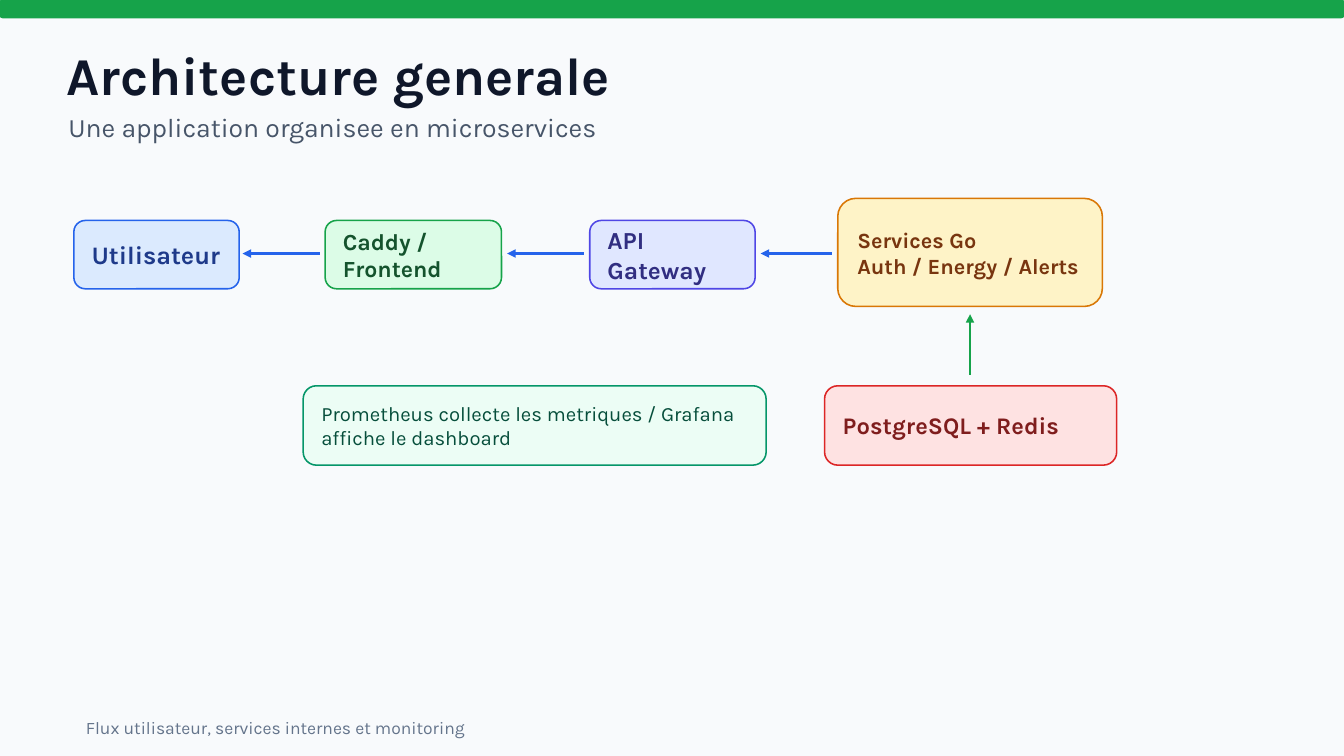
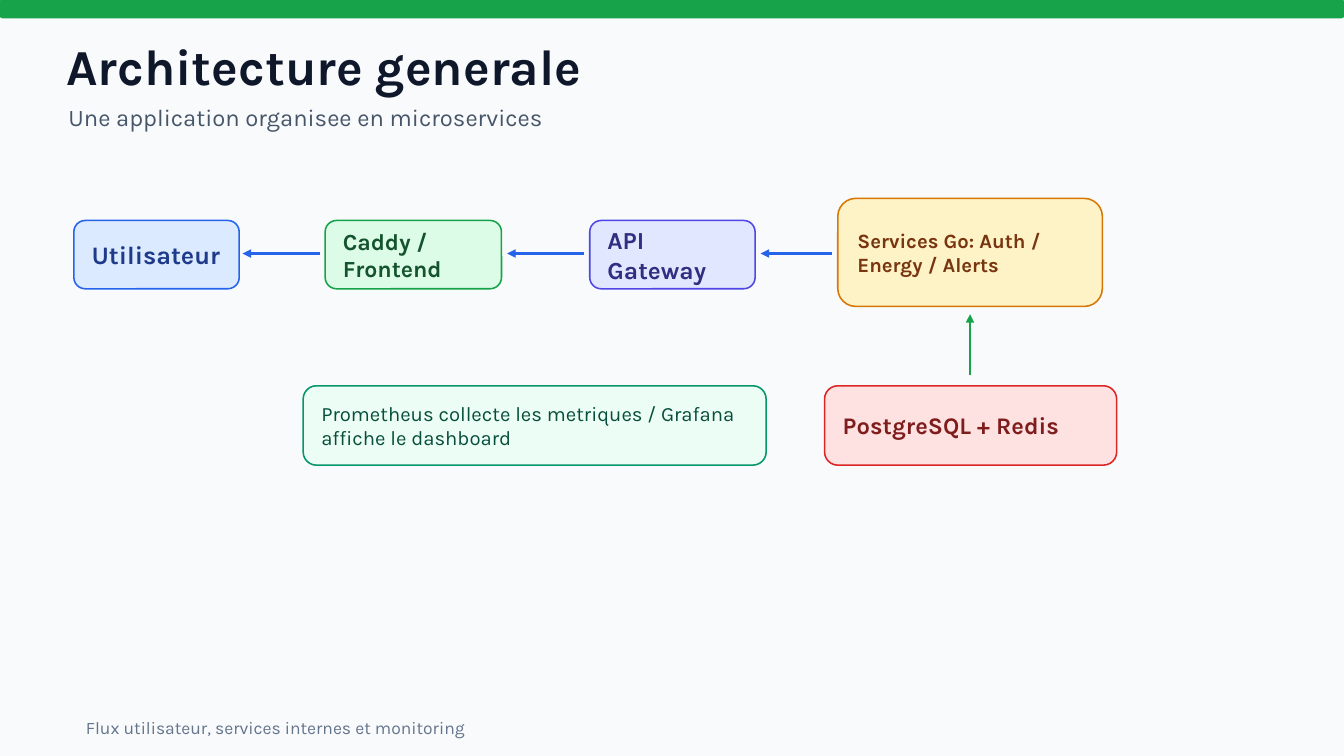
Before and after one commit to montchonabil-collab/greenops-platform, a slide deck: slide 3 of docs/greenops-platform-presentation.pptx. Drawn at 1344x756 pixels with LibreOffice and Linux fonts; fonts in the diff are those of the drawing. Boxes give left, top, right and bottom in pixels: in the first picture for what was removed or moved away, otherwise in the second. Text is boxed around its words. In the diff, an @@ line names an element or a change of style, - is before the commit and + after.

```diff
--- a/docs/greenops-platform-presentation.pptx
+++ b/docs/greenops-platform-presentation.pptx
@@ text "Architecture generale": place and size @@
-text "Architecture generale" at (66, 57, 610, 107)
+text "Architecture generale" at (66, 49, 581, 98)
@@ text "Architecture generale" at (66, 49, 581, 98): size 38 to 36 pt @@
@@ text "Une application organisee en microservices": place and size @@
-text "Une application organisee en microservices" at (68, 118, 596, 144)
+text "Une application organisee en microservices" at (68, 109, 543, 132)
@@ text "Une application organisee en microservices" at (68, 109, 543, 132): size 19 to 17 pt @@
@@ text in rounded rectangle at (857, 233, 1025, 277): text changed; size 15.5 to 14.5 pt @@
-Services Go
-Auth / Energy / Alerts
+Services Go: Auth / Energy / Alerts
```
Also in this commit, not shown: 8 other slides changed, 7 slides added, 1 slide removed, 7 other files.
